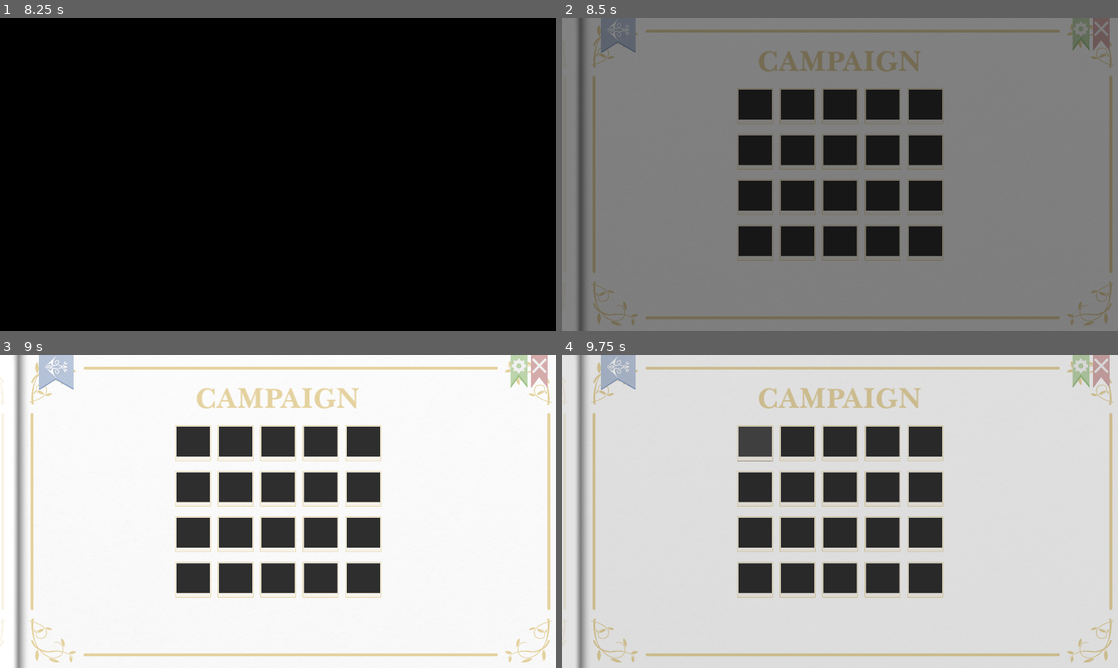
Above: before the commit, frames 1-4 (two rows, left to right).
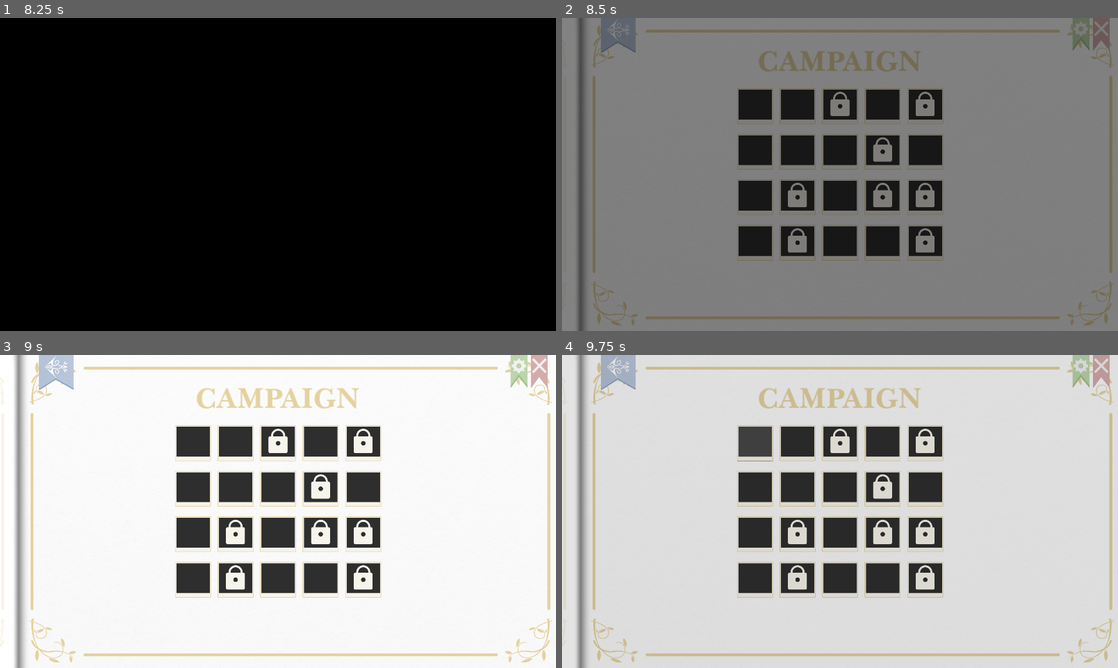
Above: after the commit, the same moments.

Repository: Saplings-Projects/Birthday-2024
Game: Godot game, scene res://MainScenes/screen_mngr_init_scene.tscn
Same seed, same stepped clock (60 frames per second), same inputs: the game is played once before the commit and once after it.
Inputs (mouse positions are in pixels of both pictures, inside the frame that each line leads up to):
- Up to frame 1 (8.25 s): tap Enter at 0.5, 2.75 s; move the mouse to (400, 158) at 0.52 s; press the mouse at (400, 158) at 0.53 s; move the mouse to (166, 190) at 1.27 s; release the mouse at (166, 190) at 1.28 s; tap A (RotateAnticlockwise) at 1.35, 3.6 s; tap Space at 2 s; move the mouse to (333, 105) at 2.02 s; tap D (RotateClockwise) at 2.1 s; move the mouse to (250, 237) at 2.77 s; click (250, 237) at 2.85 s; move the mouse to (444, 221) at 3.52 s; click "Play" at 4.25 s; click "Play" at 5 s; click "Community Messages" at 5.75 s; click (166, 174) at 6.5 s; click (166, 174) at 7.25 s; click (389, 177) at 8 s
- Up to frame 2 (8.5 s): no input
- Up to frame 3 (9 s): click (194, 442) at 8.75 s
- Up to frame 4 (9.75 s): click (756, 442) at 9.5 s

Frame 1 is identical in both runs. In frame 2, 1.6% of the frame differs, in the area x 40-67%, y 23-75%; in frame 3, 1.7%, in the area x 40-67%, y 23-76%; in frame 4, 1.6%.

Commit message:
some example preview images; levels have a separate completed image texture; level completion is randomized until proper progression management is implemented

Diff:
--- a/Birthday-2024-Project/Resources/SubmittedLevels/Acheronta.tres
+++ b/Birthday-2024-Project/Resources/SubmittedLevels/Acheronta.tres
@@ -1,6 +1,8 @@
-[gd_resource type="Resource" script_class="LevelSetup" load_steps=2 format=3 uid="uid://cs5f2g007qdbp"]
+[gd_resource type="Resource" script_class="LevelSetup" load_steps=4 format=3 uid="uid://cs5f2g007qdbp"]
 
 [ext_resource type="Script" path="res://Scripts/LevelSetup.gd" id="1_4bojn"]
+[ext_resource type="Texture2D" uid="uid://xtx7higf8dtk" path="res://Art/LevelPreviews/AcheBlockLevel.png" id="1_7tutn"]
+[ext_resource type="Texture2D" uid="uid://qelajxlr3071" path="res://Art/LevelPreviews/AcheBlockLevelDone.png" id="1_yjwyv"]
 
 [resource]
 script = ExtResource("1_4bojn")
@@ -9,3 +11,5 @@
 author = "Acheronta"
 message = "Wow, you're really getting up there in age, huh?"
 levelName = "AcheBlockLevel"
+levelPreview = ExtResource("1_7tutn")
+levelComplete = ExtResource("1_yjwyv")
--- a/Birthday-2024-Project/Resources/SubmittedLevels/Alfin.tres
+++ b/Birthday-2024-Project/Resources/SubmittedLevels/Alfin.tres
@@ -1,6 +1,8 @@
-[gd_resource type="Resource" script_class="LevelSetup" load_steps=2 format=3 uid="uid://udwfauxcffqk"]
+[gd_resource type="Resource" script_class="LevelSetup" load_steps=4 format=3 uid="uid://udwfauxcffqk"]
 
+[ext_resource type="Texture2D" uid="uid://cxe2ul4esfx5y" path="res://Art/LevelPreviews/Hard_Sapling_FrfrDone.png" id="1_5h5f8"]
 [ext_resource type="Script" path="res://Scripts/LevelSetup.gd" id="1_lvrbl"]
+[ext_resource type="Texture2D" uid="uid://jx46r5aumgmo" path="res://Art/LevelPreviews/Hard_Sapling_Frfr.png" id="2_l4srw"]
 
 [resource]
 script = ExtResource("1_lvrbl")
@@ -9,3 +11,5 @@
 author = "Alfin"
 message = "Happy birthday for my favorite Kirin from HoloEN Promise, Ceres Fauna!!!Many years have passed since your fi …(287 unchanged characters)…
 levelName = "Hard_Sapling_Frfr"
+levelPreview = ExtResource("2_l4srw")
+levelComplete = ExtResource("1_5h5f8")
--- a/Birthday-2024-Project/Resources/SubmittedLevels/Amayari.tres
+++ b/Birthday-2024-Project/Resources/SubmittedLevels/Amayari.tres
@@ -1,6 +1,8 @@
-[gd_resource type="Resource" script_class="LevelSetup" load_steps=2 format=3 uid="uid://c8u4oy5fadvww"]
+[gd_resource type="Resource" script_class="LevelSetup" load_steps=4 format=3 uid="uid://c8u4oy5fadvww"]
 
+[ext_resource type="Texture2D" uid="uid://dw0hrvrhfpbdu" path="res://Art/LevelPreviews/FaunnyBirthdayDone.png" id="1_k0f5r"]
 [ext_resource type="Script" path="res://Scripts/LevelSetup.gd" id="1_vfnxb"]
+[ext_resource type="Texture2D" uid="uid://be1wf4lfra0qx" path="res://Art/LevelPreviews/FaunnyBirthday.png" id="2_ebujd"]
 
 [resource]
 script = ExtResource("1_vfnxb")
@@ -9,3 +11,5 @@
 author = "Amayari"
 message = "Konfauna :FaunaWaveYT: and Happy Birthday! You don't look a day over 30 million, how do you do it? It's been …(412 unchanged characters)…
 levelName = "FaunnyBirthday"
+levelPreview = ExtResource("2_ebujd")
+levelComplete = ExtResource("1_k0f5r")
--- a/Birthday-2024-Project/Resources/SubmittedLevels/ArcaneNrok.tres
+++ b/Birthday-2024-Project/Resources/SubmittedLevels/ArcaneNrok.tres
@@ -1,6 +1,8 @@
-[gd_resource type="Resource" script_class="LevelSetup" load_steps=2 format=3 uid="uid://b8lglpb2ln104"]
+[gd_resource type="Resource" script_class="LevelSetup" load_steps=4 format=3 uid="uid://b8lglpb2ln104"]
 
+[ext_resource type="Texture2D" uid="uid://86kie5b57gqd" path="res://Art/LevelPreviews/fauna_puzzleDone.png" id="1_vmcl8"]
 [ext_resource type="Script" path="res://Scripts/LevelSetup.gd" id="1_wie7f"]
+[ext_resource type="Texture2D" uid="uid://cvfjtrrcu1p0o" path="res://Art/LevelPreviews/fauna_puzzle.png" id="2_ccovs"]
 
 [resource]
 script = ExtResource("1_wie7f")
@@ -9,3 +11,5 @@
 author = "Arcane Nrok (Eric)"
 message = "Happy Birthday, Fauna :FaunaCheerYT: ! I don't remember exactly when I became a sapling; it was like falling …(445 unchanged characters)…
 levelName = "fauna_puzzle"
+levelPreview = ExtResource("2_ccovs")
+levelComplete = ExtResource("1_vmcl8")
--- a/Birthday-2024-Project/Resources/SubmittedLevels/Awesomeplace1.tres
+++ b/Birthday-2024-Project/Resources/SubmittedLevels/Awesomeplace1.tres
@@ -1,5 +1,6 @@
-[gd_resource type="Resource" script_class="LevelSetup" load_steps=2 format=3 uid="uid://bifyv513pqukh"]
+[gd_resource type="Resource" script_class="LevelSetup" load_steps=3 format=3 uid="uid://bifyv513pqukh"]
 
+[ext_resource type="Texture2D" uid="uid://cl54ler61mt6y" path="res://Art/LevelPreviews/Awesomeplace1s_Level.png" id="1_hmdlp"]
 [ext_resource type="Script" path="res://Scripts/LevelSetup.gd" id="1_w7kgj"]
 
 [resource]
@@ -9,3 +10,5 @@
 author = "Awesomeplace1"
 message = "Happy Birthday Fauna! Being a sapling really has been some of the most fun I've ever had, and it's projects  …(244 unchanged characters)…
 levelName = "Awesomeplace1's Level"
+levelPreview = ExtResource("1_hmdlp")
+levelComplete = ExtResource("1_hmdlp")
--- a/Birthday-2024-Project/Scripts/LevelSetup.gd
+++ b/Birthday-2024-Project/Scripts/LevelSetup.gd
@@ -7,6 +7,7 @@
 @export var message : String
 @export var levelName : String
 @export var levelPreview : CompressedTexture2D
+@export var levelComplete : CompressedTexture2D
 
 func RetrieveLevelData() -> Array[PieceSetup]:
 	#if setup in editor
--- a/Birthday-2024-Project/Scripts/UI/CampaignSelect/LevelButton.gd
+++ b/Birthday-2024-Project/Scripts/UI/CampaignSelect/LevelButton.gd
@@ -16,8 +16,14 @@
 	levelMenu.on_level_selected(levelData)
 
 func _ready():
-	#TODO: disable, enable, or show preview based on progress saved
-	SetupButtonMode(LevelButtonMode.INCOMPLETE)
+	#TODO: disable or show preview based on progress saved
+	match RandomNumberGenerator.new().randi_range(1,3):
+		1:
+			SetupButtonMode(LevelButtonMode.LOCKED)
+		2:
+			SetupButtonMode(LevelButtonMode.INCOMPLETE)
+		3:
+			SetupButtonMode(LevelButtonMode.COMPLETE)
 
 
 func SetupButtonMode(buttonMode : LevelButtonMode):
@@ -34,6 +40,6 @@
 			levelPreviewRenderer.show()
 		LevelButtonMode.COMPLETE:
 			disabled = false
-			levelPreviewRenderer.texture = levelData.levelPreview
+			levelPreviewRenderer.texture = levelData.levelComplete
 			levelPreviewRenderer.material = null
 			levelPreviewRenderer.show()
Binary file added: Birthday-2024-Project/Art/LevelPreviews/AcheBlockLevel.png
Not shown, added: Birthday-2024-Project/Art/LevelPreviews/AcheBlockLevel.png.import
Binary file added: Birthday-2024-Project/Art/LevelPreviews/AcheBlockLevelDone.png
Not shown, added: Birthday-2024-Project/Art/LevelPreviews/AcheBlockLevelDone.png.import
Binary file added: Birthday-2024-Project/Art/LevelPreviews/Awesomeplace1s_Level.png
Not shown, added: Birthday-2024-Project/Art/LevelPreviews/Awesomeplace1s_Level.png.import
Binary file added: Birthday-2024-Project/Art/LevelPreviews/FaunnyBirthday.png
Not shown, added: Birthday-2024-Project/Art/LevelPreviews/FaunnyBirthday.png.import
Binary file added: Birthday-2024-Project/Art/LevelPreviews/FaunnyBirthdayDone.png
Not shown, added: Birthday-2024-Project/Art/LevelPreviews/FaunnyBirthdayDone.png.import
Binary file added: Birthday-2024-Project/Art/LevelPreviews/Hard_Sapling_Frfr.png
Not shown, added: Birthday-2024-Project/Art/LevelPreviews/Hard_Sapling_Frfr.png.import
(and 6 more such lines)
